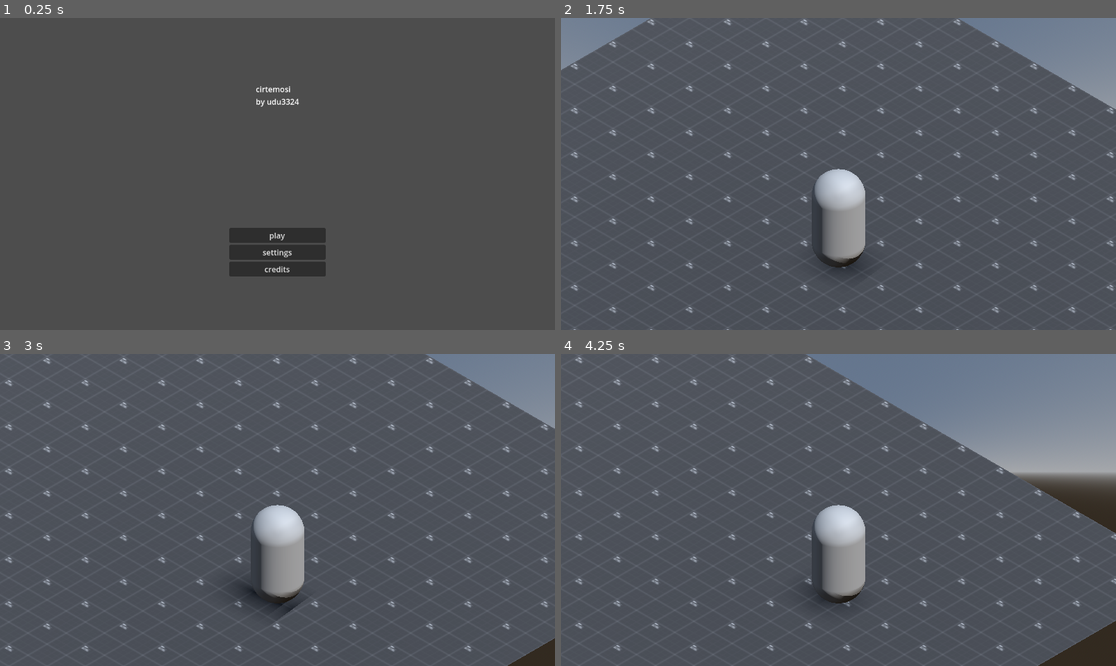
Above: before the commit, frames 1-4 (two rows, left to right).
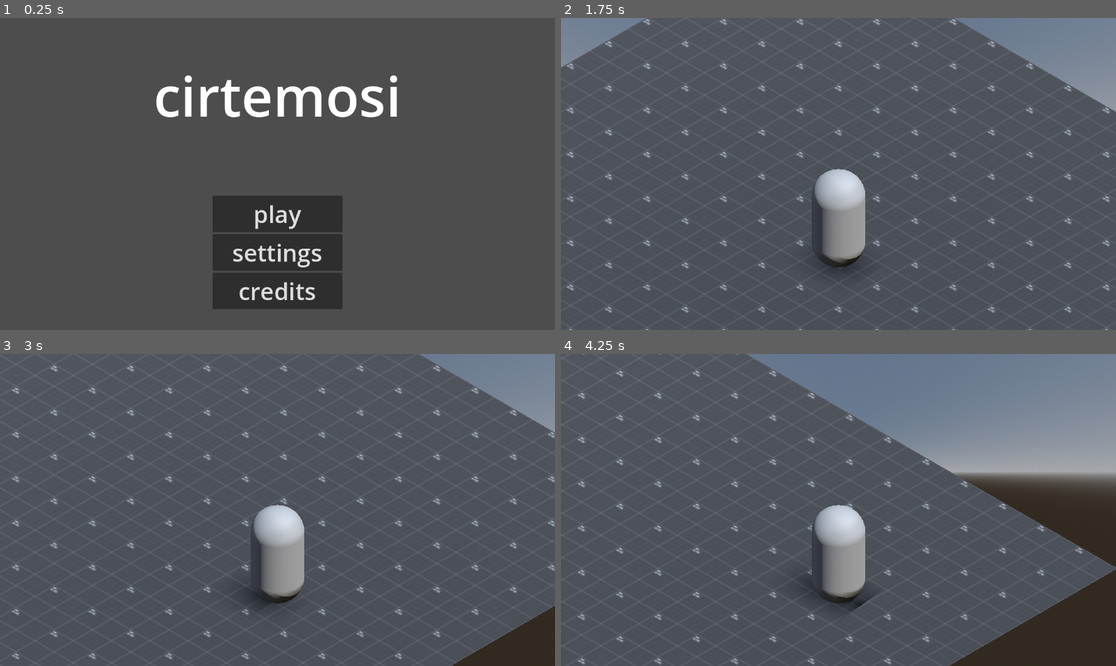
Above: after the commit, the same moments.

Repository: udu3324/cirtemosi
Game: Godot game, scene res://scenes/stage.tscn
The game is run twice, just before and just after one commit, with the same random seed, the same clock (stepped at 60 frames per second) and the same inputs. Before the commit the project starts from res://scenes/menu_start.tscn.
Inputs:
- Up to frame 1 (0.25 s): no input
- Up to frame 2 (1.75 s): click "play" at 0.5 s; tap Enter at 1.25 s; hold Right (ui_right) from 1.28 s (still down)
- Up to frame 3 (3 s): release Right (ui_right) at 2.03 s; hold Down (ui_down) 2.03-2.78 s; hold Right (ui_right) from 2.78 s (still down)
- Up to frame 4 (4.25 s): release Right (ui_right) at 3.53 s; hold Up (ui_up) from 3.53 s (still down)

The runs differ from the first frame. In frame 1, 8.5% of the frame differs, in the area x 28-72%, y 18-94%; in frame 2, 2.7%; in frame 3, 4.6%; in frame 4, 12%, in the area x 0-100%, y 0-100%.

Commit message:
restructure nodes

Diff:
--- /dev/null
+++ b/assets/theme/new_theme.tres
@@ -0,0 +1,4 @@
+[gd_resource type="Theme" format=3 uid="uid://yn3b7rdisnj8"]
+
+[resource]
+default_font_size = 49
--- a/entities/player.tscn
+++ b/entities/player.tscn
@@ -9,6 +9,7 @@
 
 [node name="Player" type="RigidBody3D"]
 lock_rotation = true
+linear_damp = 2.0
 script = ExtResource("1_3vyb7")
 
 [node name="MeshInstance3D" type="MeshInstance3D" parent="."]
--- a/levels/intro_fall.tscn
+++ b/levels/intro_fall.tscn
@@ -1,7 +1,6 @@
-[gd_scene load_steps=9 format=3 uid="uid://bxxfjarpl4gmw"]
+[gd_scene load_steps=8 format=3 uid="uid://bxxfjarpl4gmw"]
 
 [ext_resource type="Texture2D" uid="uid://cej3yoosomfd2" path="res://addons/proto-csgs/textures/dark/texture_13.png" id="1_ohi84"]
-[ext_resource type="PackedScene" uid="uid://ccflw61cmd8sp" path="res://entities/player.tscn" id="2_qacac"]
 
 [sub_resource type="ProceduralSkyMaterial" id="ProceduralSkyMaterial_8tk28"]
 
@@ -41,7 +40,3 @@
 
 [node name="CollisionShape3D" type="CollisionShape3D" parent="MeshInstance3D/StaticBody3D"]
 shape = SubResource("ConcavePolygonShape3D_13lak")
-
-[node name="Player" parent="." instance=ExtResource("2_qacac")]
-transform = Transform3D(1, 0, 0, 0, 1, 0, 0, 0, 1, 0, 1, 0)
-linear_damp = 3.0
--- a/project.godot
+++ b/project.godot
@@ -11,7 +11,7 @@
 [application]
 
 config/name="cirtemosi"
-run/main_scene="uid://bn4n2yrnem13i"
+run/main_scene="uid://deosjk0k7g3ym"
 config/features=PackedStringArray("4.4", "GL Compatibility")
 config/icon="res://icon.svg"
 
--- /dev/null
+++ b/scenes/gui/equipment.tscn
@@ -0,0 +1,9 @@
+[gd_scene format=3 uid="uid://bq3w0tdsdqfts"]
+
+[node name="Equipment" type="Control"]
+layout_mode = 3
+anchors_preset = 15
+anchor_right = 1.0
+anchor_bottom = 1.0
+grow_horizontal = 2
+grow_vertical = 2
--- /dev/null
+++ b/scenes/gui/health_bar.tscn
@@ -0,0 +1,28 @@
+[gd_scene format=3 uid="uid://dc6xmfi6ci3yi"]
+
+[node name="HealthBar" type="Control"]
+layout_mode = 3
+anchors_preset = 15
+anchor_right = 1.0
+anchor_bottom = 1.0
+grow_horizontal = 2
+grow_vertical = 2
+
+[node name="MarginContainer" type="MarginContainer" parent="."]
+layout_mode = 1
+anchors_preset = 15
+anchor_right = 1.0
+anchor_bottom = 1.0
+grow_horizontal = 2
+grow_vertical = 2
+theme_override_constants/margin_left = 20
+theme_override_constants/margin_bottom = 20
+
+[node name="GridContainer" type="GridContainer" parent="MarginContainer"]
+layout_mode = 2
+size_flags_horizontal = 0
+size_flags_vertical = 8
+
+[node name="ProgressBar" type="ProgressBar" parent="MarginContainer/GridContainer"]
+custom_minimum_size = Vector2(300, 4.21)
+layout_mode = 2
--- /dev/null
+++ b/scenes/menu/pause.tscn
@@ -0,0 +1,9 @@
+[gd_scene format=3 uid="uid://b4b5oapw2kjx0"]
+
+[node name="MenuPause" type="Control"]
+layout_mode = 3
+anchors_preset = 15
+anchor_right = 1.0
+anchor_bottom = 1.0
+grow_horizontal = 2
+grow_vertical = 2
--- a/scenes/menu_start.tscn
+++ b/scenes/menu/start.tscn
@@ -1,19 +1,23 @@
-[gd_scene load_steps=2 format=3 uid="uid://bn4n2yrnem13i"]
+[gd_scene load_steps=4 format=3 uid="uid://bn4n2yrnem13i"]
 
-[ext_resource type="Script" uid="uid://bp3w7c70c720w" path="res://scripts/menu_main.gd" id="1_ccu5i"]
+[ext_resource type="Script" uid="uid://bp3w7c70c720w" path="res://scripts/menu_main.gd" id="1_4hqgu"]
+[ext_resource type="Theme" uid="uid://yn3b7rdisnj8" path="res://assets/theme/new_theme.tres" id="2_ci5k1"]
 
-[node name="menu_start" type="Control"]
+[sub_resource type="Theme" id="Theme_ci5k1"]
+default_font_size = 114
+
+[node name="MenuStart" type="Control"]
 layout_mode = 3
 anchors_preset = 15
 anchor_right = 1.0
 anchor_bottom = 1.0
 grow_horizontal = 2
 grow_vertical = 2
-script = ExtResource("1_ccu5i")
+script = ExtResource("1_4hqgu")
 
 [node name="MarginContainer" type="MarginContainer" parent="."]
 layout_mode = 1
-anchors_preset = -1
+anchors_preset = 15
 anchor_right = 1.0
 anchor_bottom = 1.0
 grow_horizontal = 2
@@ -26,8 +30,8 @@
 layout_mode = 2
 size_flags_horizontal = 4
 size_flags_vertical = 6
-text = "cirtemosi
-by udu3324"
+theme = SubResource("Theme_ci5k1")
+text = "cirtemosi"
 
 [node name="VBoxContainer" type="VBoxContainer" parent="MarginContainer/VBoxContainer2"]
 layout_mode = 2
@@ -35,16 +39,19 @@
 size_flags_vertical = 6
 
 [node name="Button" type="Button" parent="MarginContainer/VBoxContainer2/VBoxContainer"]
+custom_minimum_size = Vector2(270.2, 0)
 layout_mode = 2
+theme = ExtResource("2_ci5k1")
 text = "play"
 
 [node name="Button2" type="Button" parent="MarginContainer/VBoxContainer2/VBoxContainer"]
-custom_minimum_size = Vector2(200, 0)
 layout_mode = 2
+theme = ExtResource("2_ci5k1")
 text = "settings"
 
 [node name="Button3" type="Button" parent="MarginContainer/VBoxContainer2/VBoxContainer"]
 layout_mode = 2
+theme = ExtResource("2_ci5k1")
 text = "credits"
 
 [connection signal="pressed" from="MarginContainer/VBoxContainer2/VBoxContainer/Button" to="." method="_on_button_start_pressed"]
--- /dev/null
+++ b/scenes/stage.tscn
@@ -0,0 +1,26 @@
+[gd_scene load_steps=6 format=3 uid="uid://deosjk0k7g3ym"]
+
+[ext_resource type="Script" uid="uid://cus4gkng2m21t" path="res://scripts/stage.gd" id="1_vcsse"]
+[ext_resource type="PackedScene" uid="uid://bn4n2yrnem13i" path="res://scenes/menu/start.tscn" id="2_2so7o"]
+[ext_resource type="PackedScene" uid="uid://b4b5oapw2kjx0" path="res://scenes/menu/pause.tscn" id="3_st0q7"]
+[ext_resource type="PackedScene" uid="uid://bq3w0tdsdqfts" path="res://scenes/gui/equipment.tscn" id="4_1hwpr"]
+[ext_resource type="PackedScene" uid="uid://dc6xmfi6ci3yi" path="res://scenes/gui/health_bar.tscn" id="5_dexii"]
+
+[node name="Stage" type="Node"]
+script = ExtResource("1_vcsse")
+
+[node name="Node3D" type="Node3D" parent="."]
+
+[node name="CanvasLayer" type="CanvasLayer" parent="."]
+
+[node name="MenuStart" parent="CanvasLayer" instance=ExtResource("2_2so7o")]
+visible = false
+
+[node name="MenuPause" parent="CanvasLayer" instance=ExtResource("3_st0q7")]
+visible = false
+
+[node name="Equipment" parent="CanvasLayer" instance=ExtResource("4_1hwpr")]
+visible = false
+
+[node name="HealthBar" parent="CanvasLayer" instance=ExtResource("5_dexii")]
+visible = false
--- a/scripts/menu_main.gd
+++ b/scripts/menu_main.gd
@@ -1,11 +1,10 @@
 extends Control
 
-
+signal level_1
 
 func _on_button_start_pressed() -> void:
-	get_tree().change_scene_to_file("res://levels/intro_fall.tscn")
-	pass # Replace with function body.s
-
+	hide()
+	emit_signal("level_1")
 
 func _on_button_settings_pressed() -> void:
 	pass # Replace with function body.
--- a/scripts/player.gd
+++ b/scripts/player.gd
@@ -1,8 +1,7 @@
 extends RigidBody3D
 
 @onready var camera = $TwistPivot/PitchPivot/Camera3D
-
-var deadzone = 0.1
+var heathBar = preload("res://scenes/gui/health_bar.tscn")
 
 # ty https://www.youtube.com/watch?v=sVsn9NqpVhg
 
@@ -13,6 +12,9 @@
 # called every frame, delta is elapsed time since prev. frame
 # delta allows variations between machines
 func _process(delta: float) -> void:
+	handle_movement(delta)
+
+func handle_movement(delta: float) -> void:
 	# var input = Input.get_action_strength("ui_up")
 	# apply_central_force(input * Vector3.FORWARD * 1200.0 * delta)
 
--- /dev/null
+++ b/scripts/stage.gd
@@ -0,0 +1,25 @@
+extends Node
+
+@onready var menuStart = $CanvasLayer/MenuStart
+
+func _ready() -> void:
+	menuStart.connect("level_1", _on_level_1)
+	menuStart.visible = true;
+
+func _process(delta: float) -> void:
+	pass
+
+func _on_level_1():
+	var level = preload("res://levels/intro_fall.tscn").instantiate()
+	$Node3D.add_child(level)
+
+	_add_player(Vector3(0, 2, 0))
+
+	print_debug("added level 1")
+
+func _add_player(pos: Vector3):
+	var player = preload("res://entities/player.tscn").instantiate()
+	player.position = pos
+	$Node3D.add_child(player)
+
+	print_debug("added player")
Not shown, added: scripts/stage.gd.uid
